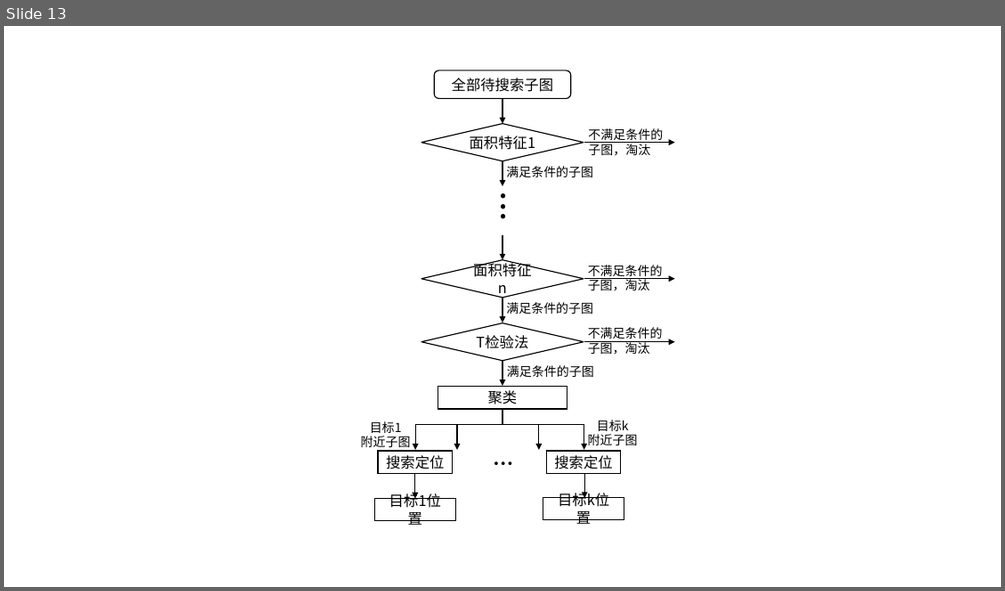
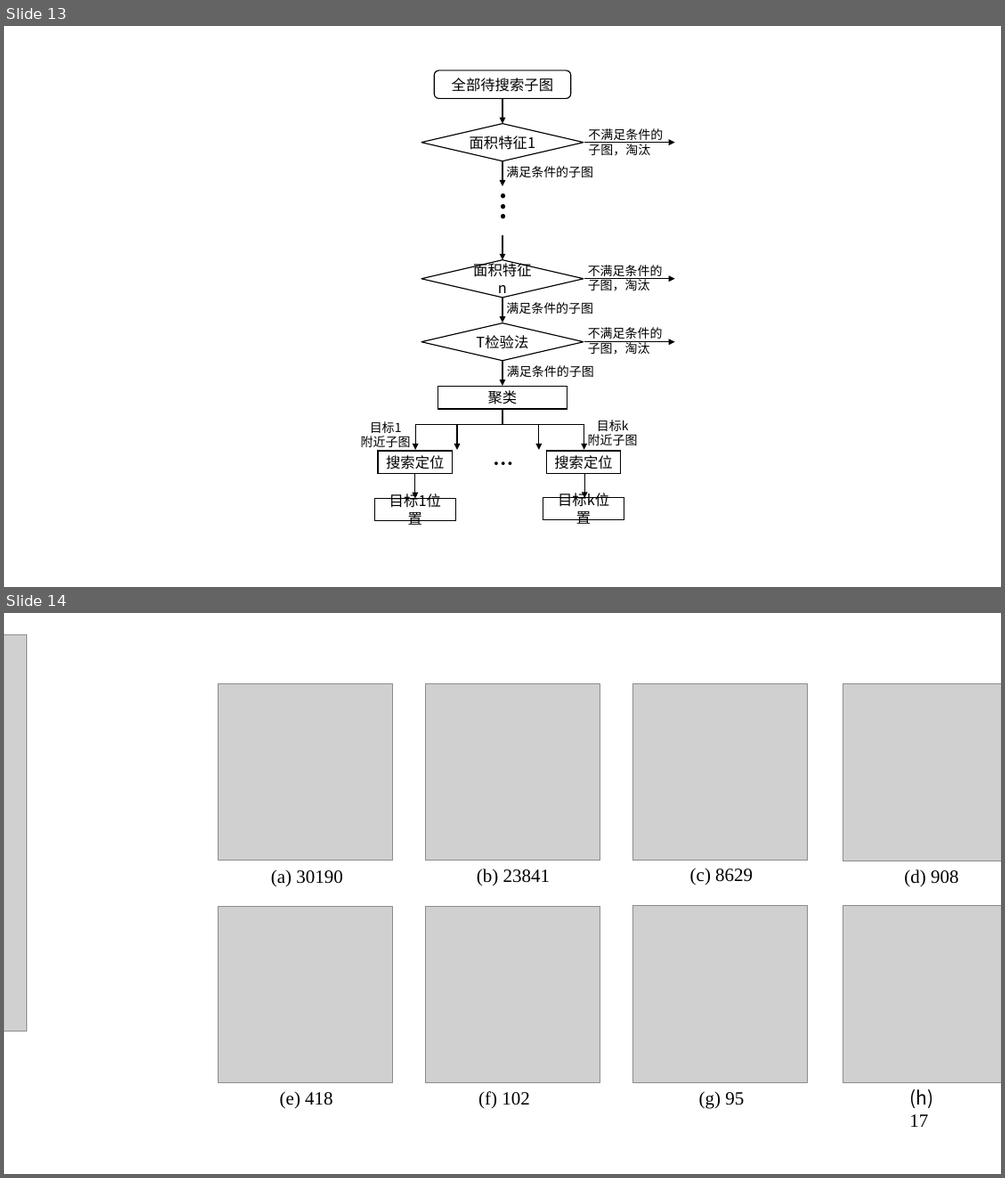
Before and after one commit to SJTUMichael/-, a slide deck: 示意图.pptx. Shown one above the other, each under a label of ours: slide 13 before the commit, slides 13 and 14 after it. The pictures are 1005x591 and 1005x1178 pixels, drawn with LibreOffice and Linux fonts; fonts in the diff are those of the drawing; grey boxes stand for pictures; background and template pictures are left out. Boxes give left, top, right and bottom in pixels: in the first picture for what was removed or moved away, otherwise in the second. Text is boxed around its words. In the diff, an @@ line names an element or a change of style, - is before the commit and + after.

```diff
--- a/示意图.pptx
+++ b/示意图.pptx
@@ slide 14 added at box(4, 613, 1001, 1174), background #FFFFFF @@
@@ picture added at box(4, 635, 27, 1031) @@
@@ picture added at box(218, 683, 392, 860) @@
@@ picture added at box(426, 683, 600, 860) @@
@@ picture added at box(633, 683, 807, 860) @@
@@ picture added at box(843, 684, 1001, 860) @@
@@ text added at box(271, 869, 342, 886), 18 pt, text #000000 @@
+(a) 30190
@@ text added at box(477, 868, 550, 885), 18 pt, text #000000 @@
+(b) 23841
@@ text added at box(690, 868, 752, 885), 18 pt, text #000000 @@
+(c) 8629
@@ text added at box(904, 869, 958, 887), 18 pt, text #000000 @@
+(d) 908
@@ picture added at box(218, 906, 392, 1083) @@
@@ picture added at box(426, 906, 600, 1083) @@
@@ picture added at box(633, 906, 807, 1083) @@
@@ picture added at box(843, 906, 1001, 1083) @@
@@ text added at box(280, 1091, 332, 1109), 18 pt, text #000000 @@
+(e) 418
@@ text added at box(478, 1091, 529, 1108), 18 pt, text #000000 @@
+(f) 102
@@ text added at box(699, 1091, 744, 1109), 18 pt, text #000000 @@
+(g) 95
@@ text added at box(909, 1089, 933, 1127), 18 pt, text #000000 @@
+(h) 17
```
Also in this commit, not shown: 4 other slides added, 3 other files.
